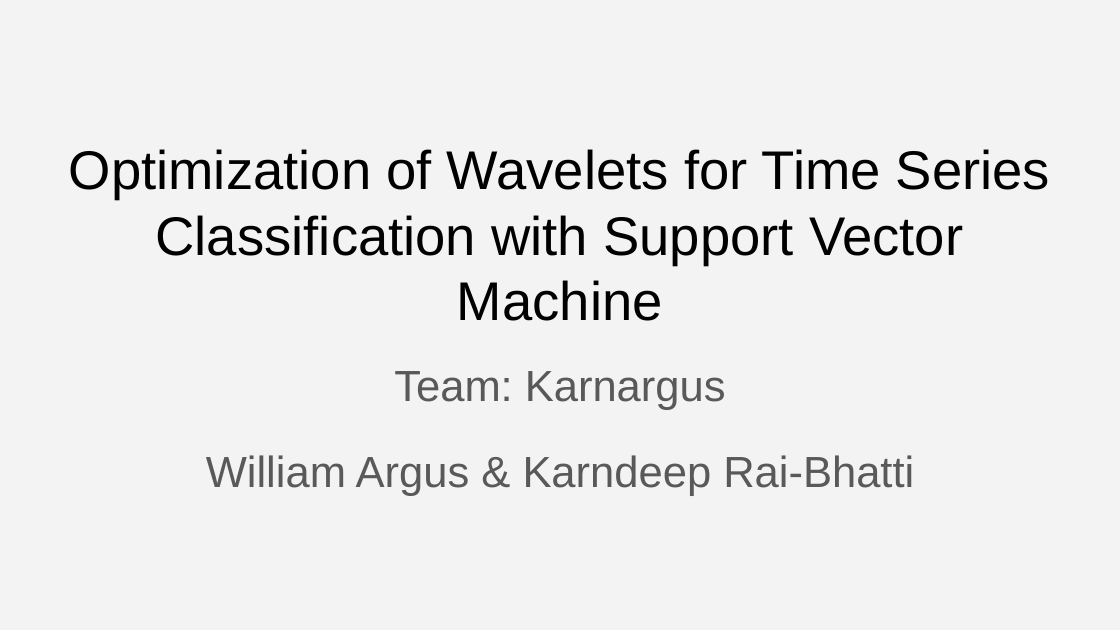
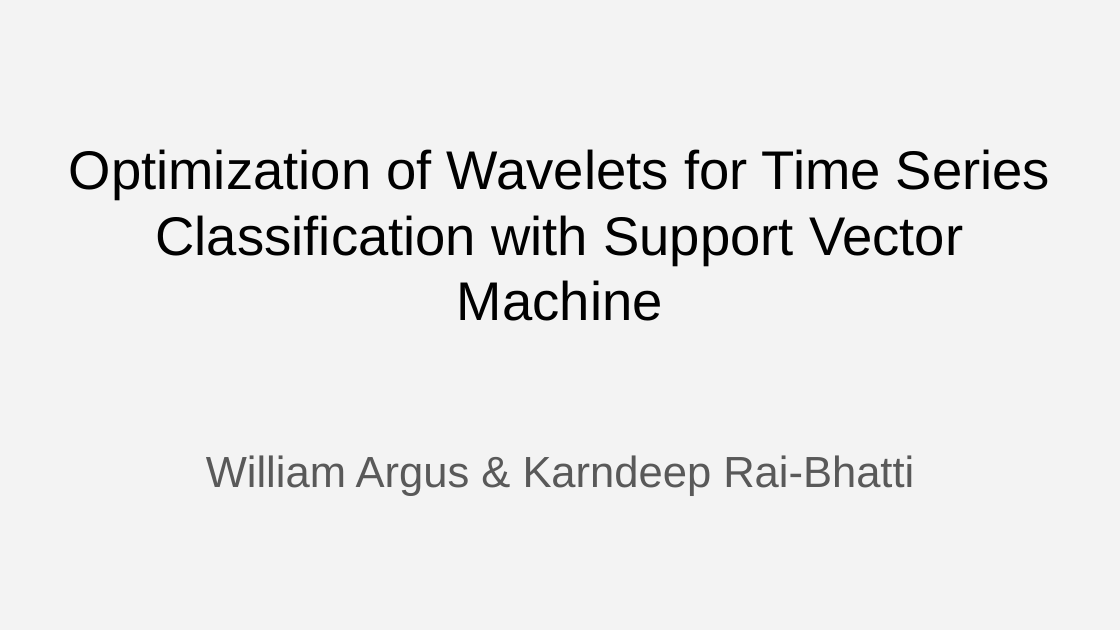
Before and after one commit to Karndeep-UCSD/Wavelet-Optimization-for-Time-Series-Classification, a slide deck: slide 1 of ECE251C - Final Project Presentation.pptx. Drawn at 1120x630 pixels with LibreOffice and Linux fonts; fonts in the diff are those of the drawing. Boxes give left, top, right and bottom in pixels: in the first picture for what was removed or moved away, otherwise in the second. Text is boxed around its words. In the diff, an @@ line names an element or a change of style, - is before the commit and + after.

```diff
--- a/ECE251C - Final Project Presentation.pptx
+++ b/ECE251C - Final Project Presentation.pptx
@@ subtitle removed at box(394, 371, 726, 410) @@
-Team: Karnargus
```
Also in this commit, not shown: 4 other files.
